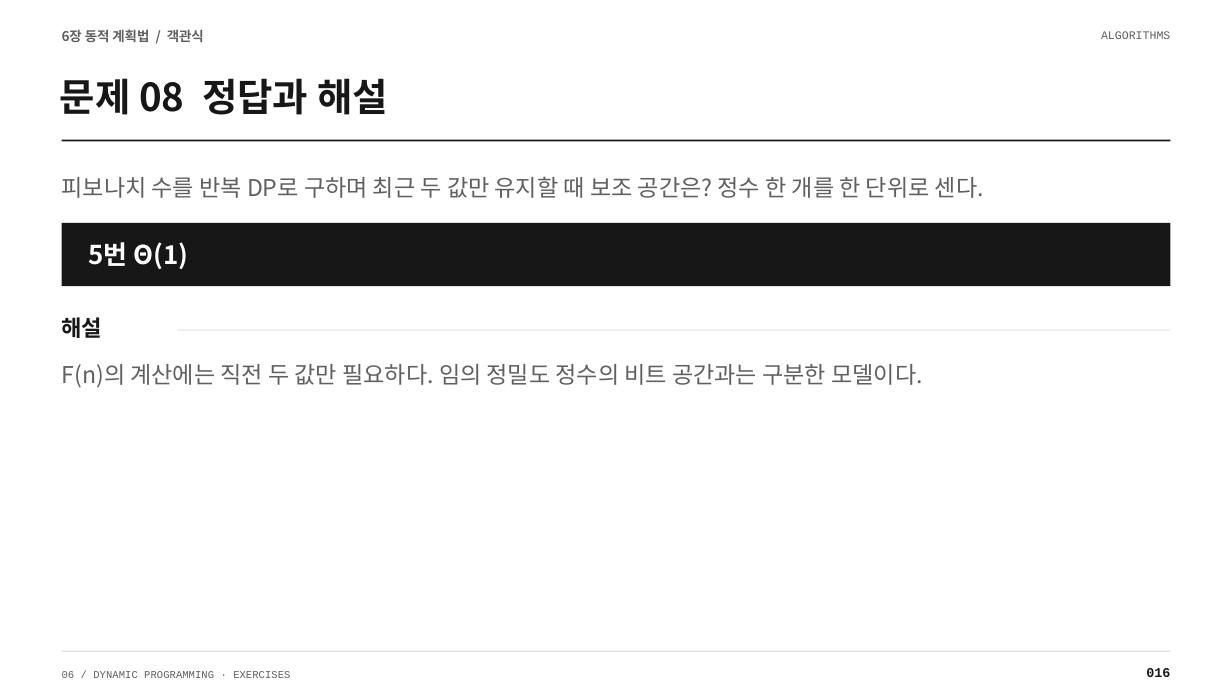
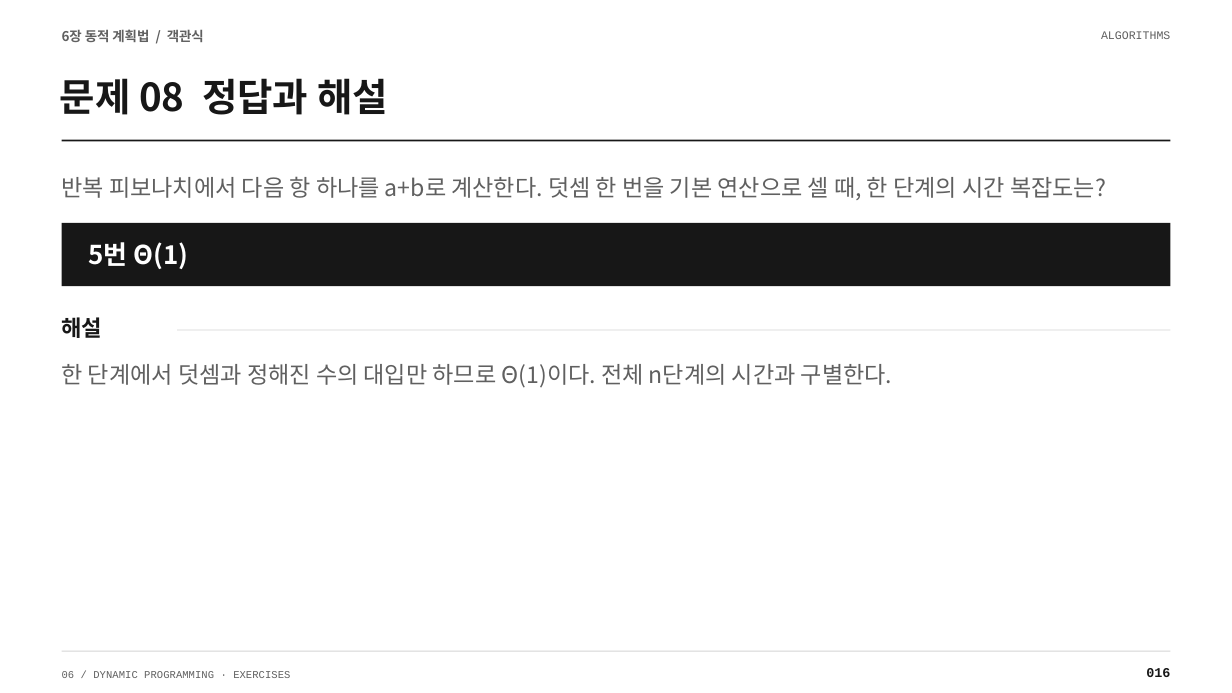
Before and after one commit to Sangdon-Park/Sangdon-Park.github.io, a slide deck: slide 16 of data/알고리즘/6장_연습문제_100문항_수업용.pptx. Drawn at 1232x693 pixels with LibreOffice and Linux fonts; fonts in the diff are those of the drawing. Boxes give left, top, right and bottom in pixels: in the first picture for what was removed or moved away, otherwise in the second. Text is boxed around its words. In the diff, an @@ line names an element or a change of style, - is before the commit and + after.

```diff
--- a/data/알고리즘/6장_연습문제_100문항_수업용.pptx
+++ b/data/알고리즘/6장_연습문제_100문항_수업용.pptx
@@ text at (62, 176, 1106, 200): text changed @@
-피보나치 수를 반복 DP로 구하며 최근 두 값만 유지할 때 보조 공간은? 정수 한 개를 한 단위로 센다.
+반복 피보나치에서 다음 항 하나를 a+b로 계산한다. 덧셈 한 번을 기본 연산으로 셀 때, 한 단계의 시간 복잡도는?
@@ text at (62, 364, 892, 388): text changed @@
-F(n)의 계산에는 직전 두 값만 필요하다. 임의 정밀도 정수의 비트 공간과는 구분한 모델이다.
+한 단계에서 덧셈과 정해진 수의 대입만 하므로 Θ(1)이다. 전체 n단계의 시간과 구별한다.
```
Also in this commit, not shown: 34 other slides changed, 12 other files.
